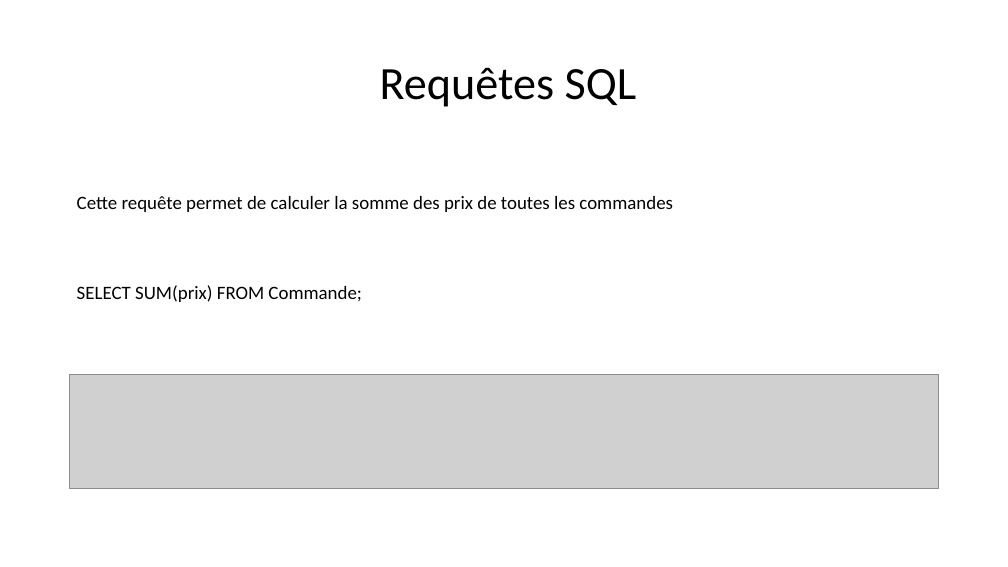
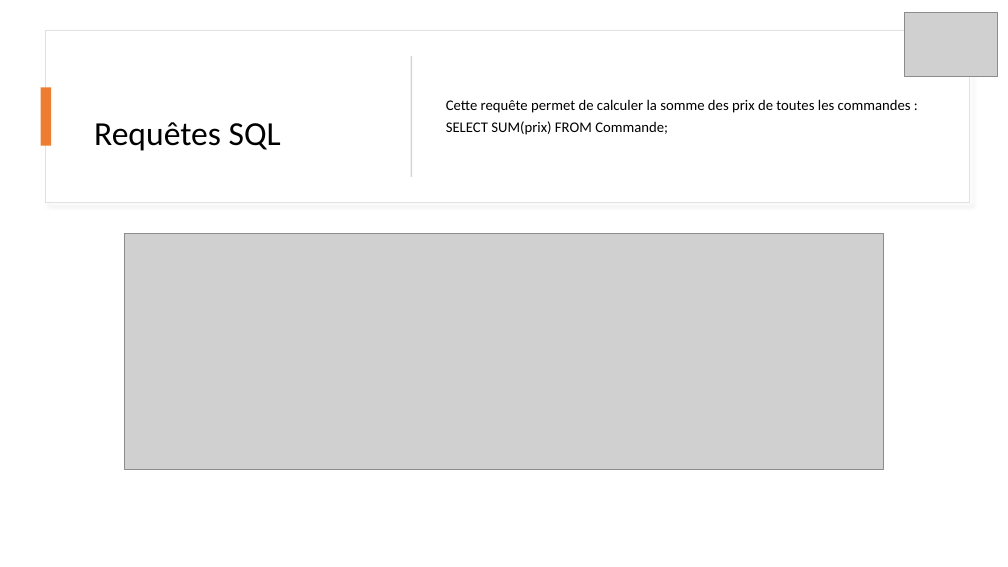
Before and after one commit to Anistea/Biblioth-que, a slide deck: slide 20 of PowerPoint_Projet Panorama base de données.pptx (slide 8 before the commit). Drawn at 1008x567 pixels with LibreOffice and Linux fonts; fonts in the diff are those of the drawing; grey boxes stand for pictures. Boxes give left, top, right and bottom in pixels: in the first picture for what was removed or moved away, otherwise in the second. Text is boxed around its words. In the diff, an @@ line names an element or a change of style, - is before the commit and + after.

```diff
--- a/PowerPoint_Projet Panorama base de données.pptx
+++ b/PowerPoint_Projet Panorama base de données.pptx
@@ picture added at bbox=[905, 13, 998, 77] @@
@@ rectangle added at bbox=[46, 30, 969, 203], fill #FFFFFF, outline #E1E1E1 1 pt @@
@@ title "Requêtes SQL": place and size @@
-title "Requêtes SQL" at bbox=[380, 67, 637, 107]
+title "Requêtes SQL" at bbox=[94, 122, 281, 151]
@@ title "Requêtes SQL" at bbox=[94, 122, 281, 151]: size 44 to 32 pt @@
@@ rectangle added at bbox=[411, 56, 412, 177], fill #D5D5D5 @@
@@ text "Cette requête permet de calculer ...": place and size @@
-text "Cette requête permet de calculer ..." at bbox=[77, 196, 673, 302]
+text "Cette requête permet de calculer ..." at bbox=[446, 99, 911, 135]
@@ text "Cette requête permet de calculer ..." at bbox=[446, 99, 911, 135]: vertical alignment top to middle @@
@@ rectangle added at bbox=[41, 88, 51, 146], fill #ED7D31 @@
@@ text at bbox=[446, 99, 911, 113]: text changed; size 18 to 14 pt @@
-Cette requête permet de calculer la somme des prix de toutes les commandes
+Cette requête permet de calculer la somme des prix de toutes les commandes :
@@ text at bbox=[446, 121, 668, 135]: size 18 to 14 pt in "SELECT SUM(prix) FROM Commande;"; line spacing 1 to 0.9; more space between paragraphs @@
@@ picture: place and size @@
-picture at bbox=[70, 374, 939, 488]
+picture at bbox=[125, 233, 883, 470]
```
Also in this commit, not shown: 13 other slides changed, 13 slides added.
